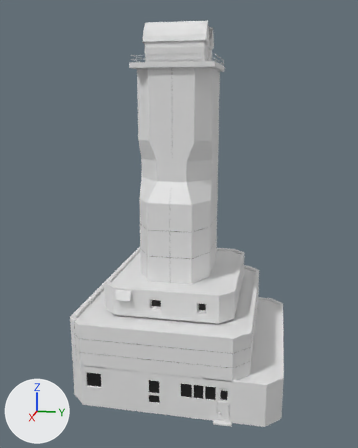
Renders of the FBX model Assets/Graphics/_Models/Environment/Exterior/GREGOR/VTT.fbx from each side of a commit.
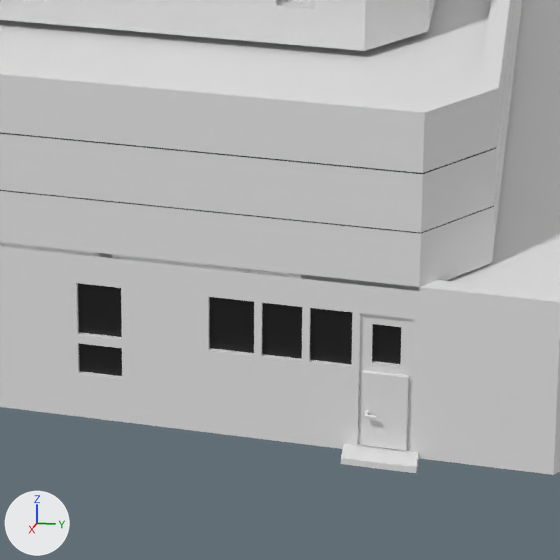
Each version is shown whole from a 50 mm lens placed at (59.89, 10.52, 33.98), pointed at (1.03, -1.25, 19.27), then close up on the part from 36% to 74% of the width and 69% to 100% of the height. Lighting does not change. The marker at lower left points along +X, +Y and +Z. Where no turn or scale is listed for an object, it has been applied to the vertices.
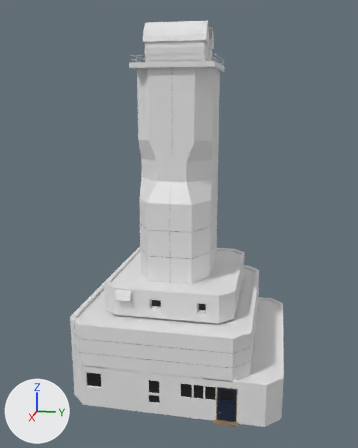
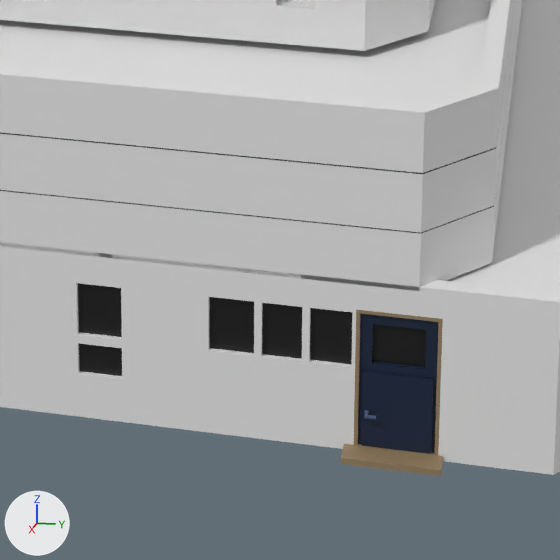
Changed parts and their boxes [x1, y1, x2, y2] in the close-ups (560 x 560 px; the box of a moved part takes in the faces that stretch with it):
'Cube.012', reshaped, recoloured: before [0, 0, 560, 475]; after [0, 0, 560, 476]
part 1 of me_cube_013, moved or reshaped: before [341, 280, 560, 475]; after [341, 280, 560, 476]
part 2 of me_cube_013, recoloured (white to brown): [354, 310, 360, 445] in both
part 3 of me_cube_013, recoloured (white to blue): [358, 313, 373, 444] in both
part 4 of me_cube_013, recoloured: [364, 410, 376, 419] in both

What changed in the scene script:
```text
Add mat_escalon:
    mat_escalon = principled_material('escalon')
    mat_escalon.base_color = (0.303, 0.218, 0.121)  # brown #968162
Add mat_pomo:
    mat_pomo = principled_material('pomo')
    mat_pomo.base_color = (0.0844, 0.118, 0.233)  # blue #526085
Add mat_puerta:
    mat_puerta = principled_material('puerta')
    mat_puerta.base_color = (0.00607, 0.0163, 0.047)  # dark blue #12223d
Change me_cube_013:
    where me_cube_013.from_pydata(...)  # 1161 vertices, 900 faces; spans x -16.2..8.8, y -11.1..13.7, z -39.1..3.7
    used by ob_cube_012; location = (4.0, -1.56, 39.02)
    me_cube_013 part 1: all 27 vertices in x 8.0..8.8, y 7.9..8.4, z -39.1..-34.8 are moved by (0.0, 0.6, 0.0)
    me_cube_013 part 2: 18 of the faces centred in x 8.1..8.8, y 6.4..8.4, z -39.0..-34.9 switch from mat_white (white #e7e7e7) to mat_escalon (brown #968162)
    me_cube_013 part 3: 23 of the faces centred in x 8.0..8.2, y 6.8..8.1, z -38.9..-35.0 switch from mat_white (white #e7e7e7) to mat_puerta (dark blue #12223d)
    me_cube_013 part 4: all 21 faces centred in x 8.2..8.4, y 7.0..7.3, z -37.9..-37.8 switch from mat_white (white #e7e7e7) to mat_pomo (blue #526085)
```
